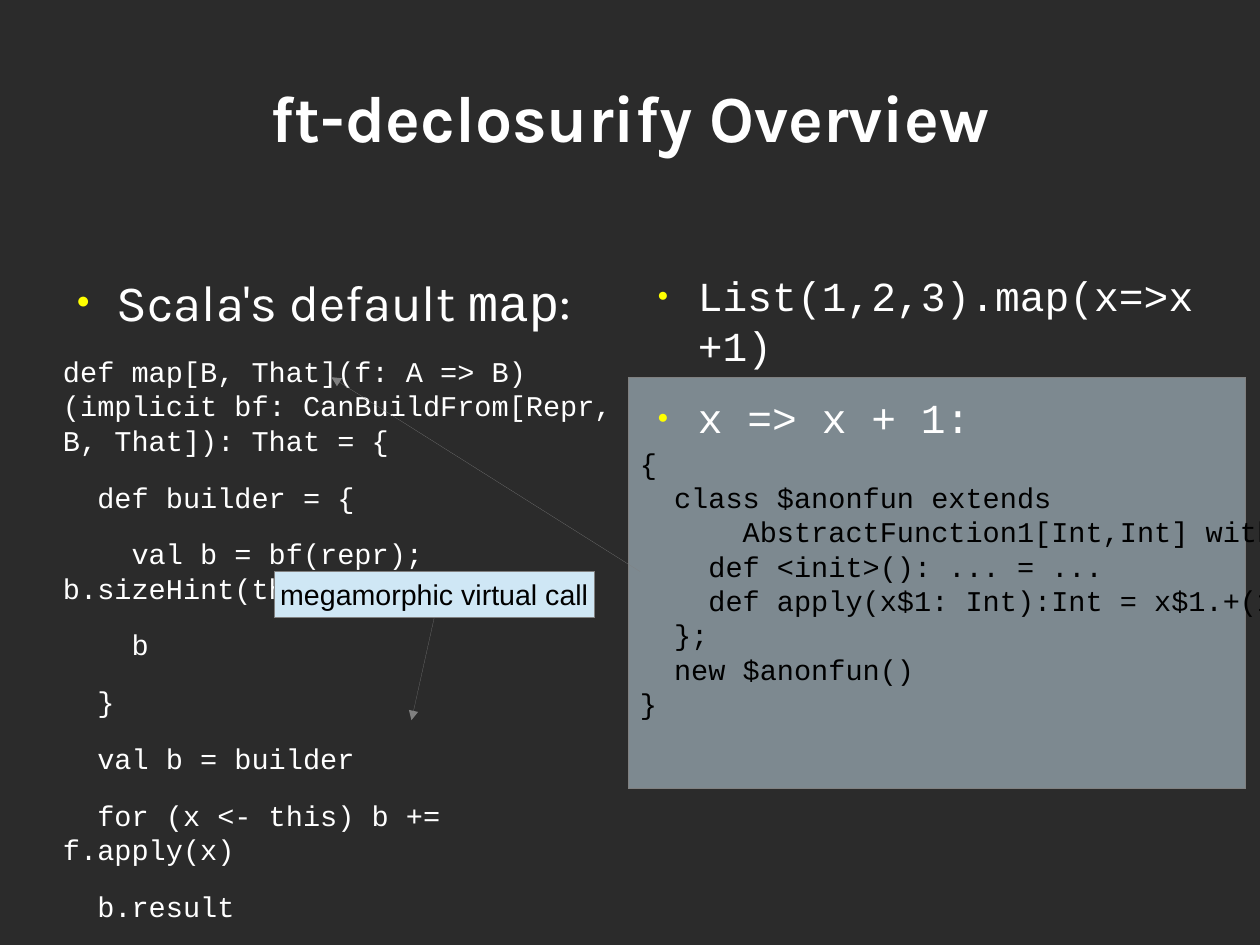
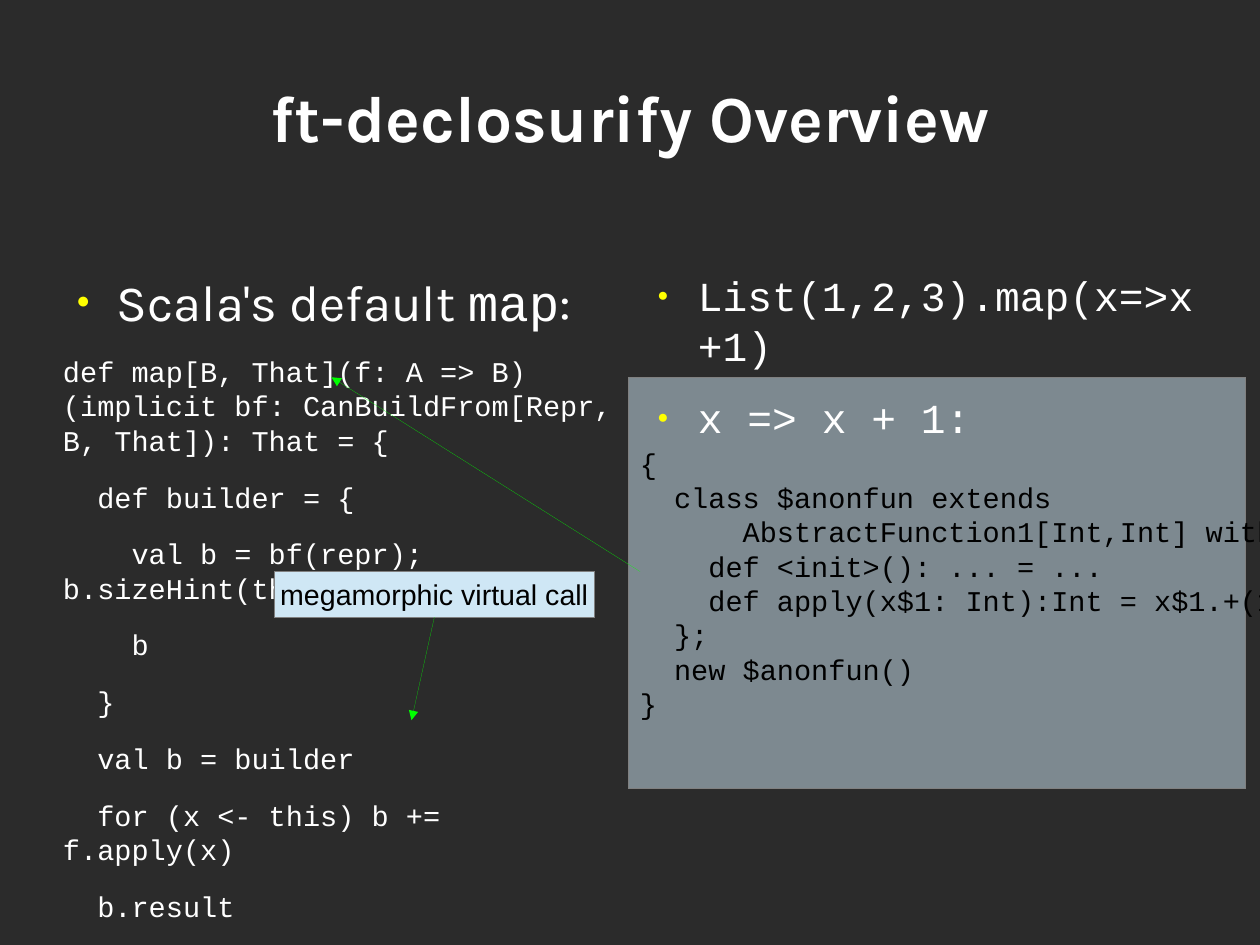
Before and after one commit to geo-kollias/msc-thesis-tex, a slide deck: slide 11 of geokollias_msc_thesis_pres.odp. Drawn at 1260x945 pixels with LibreOffice and Linux fonts; fonts in the diff are those of the drawing; background and template pictures are left out; a plain dark background stands for a picture behind light text. Boxes give left, top, right and bottom in pixels: in the first picture for what was removed or moved away, otherwise in the second. Text is boxed around its words. In the diff, an @@ line names an element or a change of style, - is before the commit and + after.

```diff
--- a/geokollias_msc_thesis_pres.odp
+++ b/geokollias_msc_thesis_pres.odp
@@ arrow (640, 572) - (332, 377): stroke #808080 0 pt to #00FF00 0 pt @@
@@ arrow (434, 617) - (412, 720): stroke #808080 0 pt to #00FF00 0 pt @@
```
Also in this commit, not shown: 1 other slide changed, 3 slides added.
